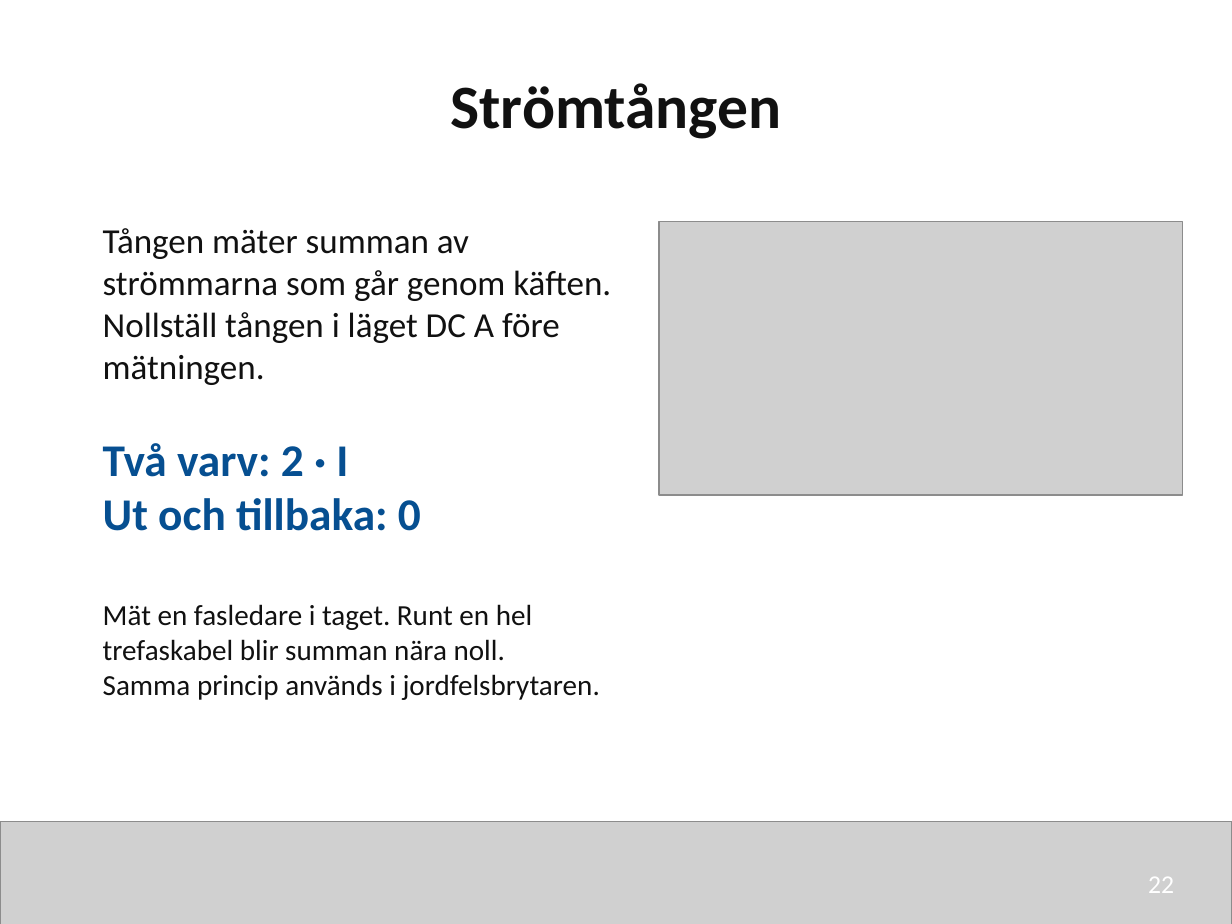
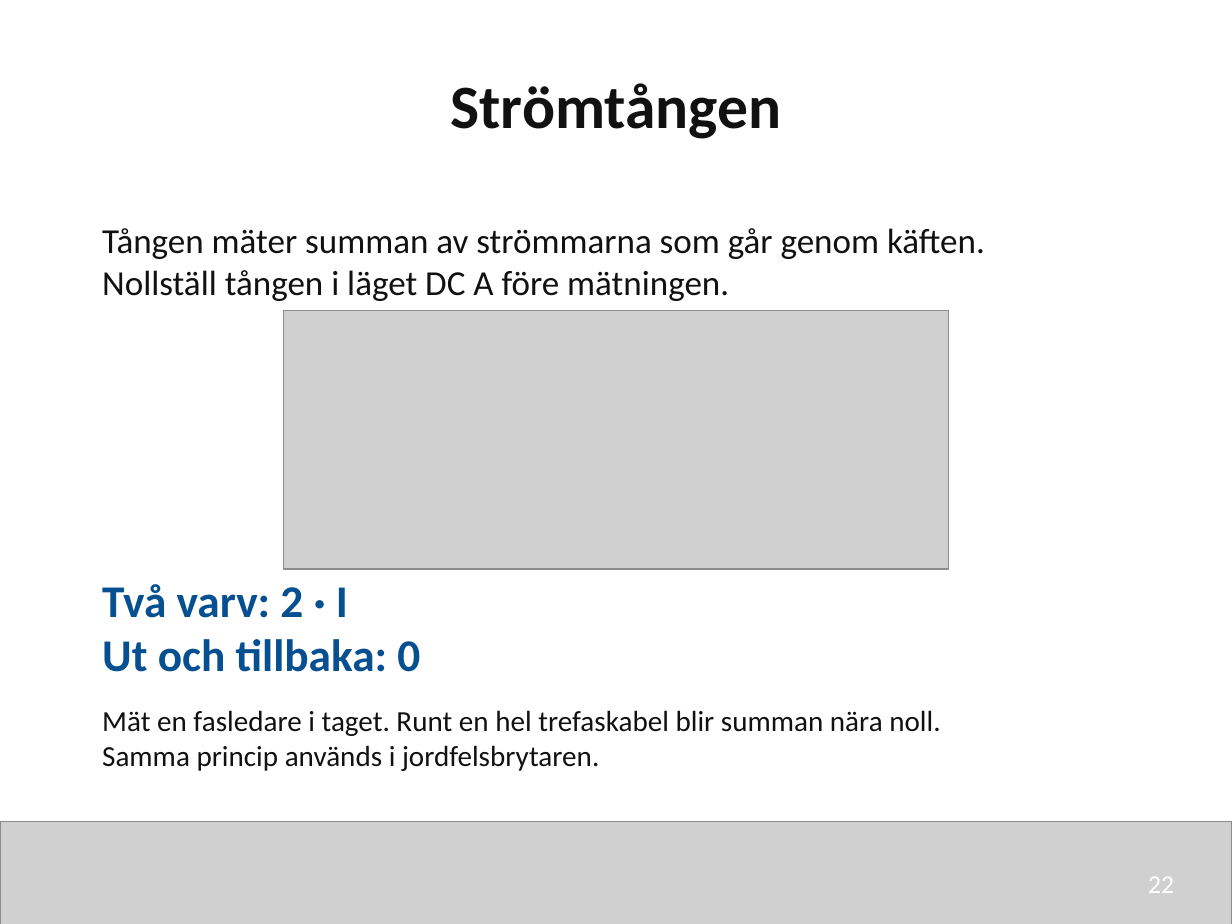
Before and after one commit to nj22az/nj22az.github.io, a slide deck: slide 22 of sjoskolan/vecka-41/aktuell/v41_03_Fysisk_traff_och_matning_elev.pptx. Drawn at 1232x924 pixels with LibreOffice and Linux fonts; fonts in the diff are those of the drawing; grey boxes stand for pictures. Boxes give left, top, right and bottom in pixels: in the first picture for what was removed or moved away, otherwise in the second. Text is boxed around its words. In the diff, an @@ line names an element or a change of style, - is before the commit and + after.

```diff
--- a/sjoskolan/vecka-41/aktuell/v41_03_Fysisk_traff_och_matning_elev.pptx
+++ b/sjoskolan/vecka-41/aktuell/v41_03_Fysisk_traff_och_matning_elev.pptx
@@ text "Tången mäter summan av strömmarna ..." rewrapped from box(103, 228, 611, 385) to box(102, 228, 985, 301) @@
@@ picture: place and size @@
-picture at box(659, 222, 1183, 495)
+picture at box(283, 310, 949, 569)
@@ text "Två varv: 2 · I": place and size @@
-text "Två varv: 2 · I" at box(103, 443, 421, 531)
+text "Två varv: 2 · I" at box(102, 584, 420, 672)
@@ text "Mät en fasledare i taget. ..." rewrapped from box(103, 604, 600, 700) to box(102, 710, 940, 771) @@
```
Also in this commit, not shown: 4 other slides changed, 33 other files.
